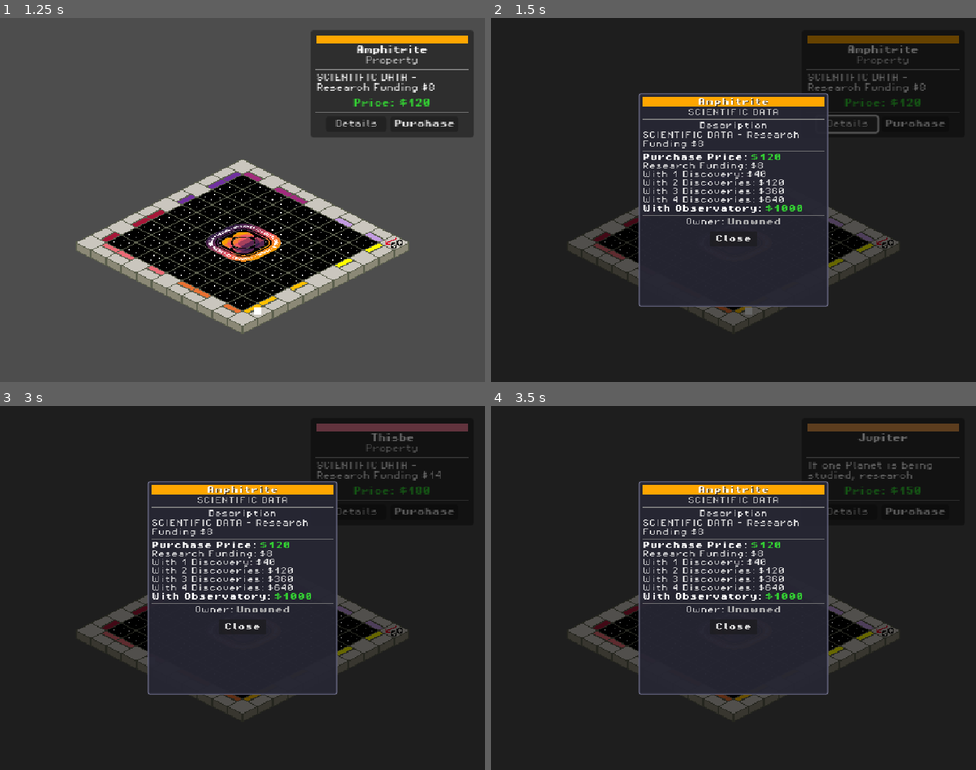
Above: before the commit, frames 1-4 (two rows, left to right).
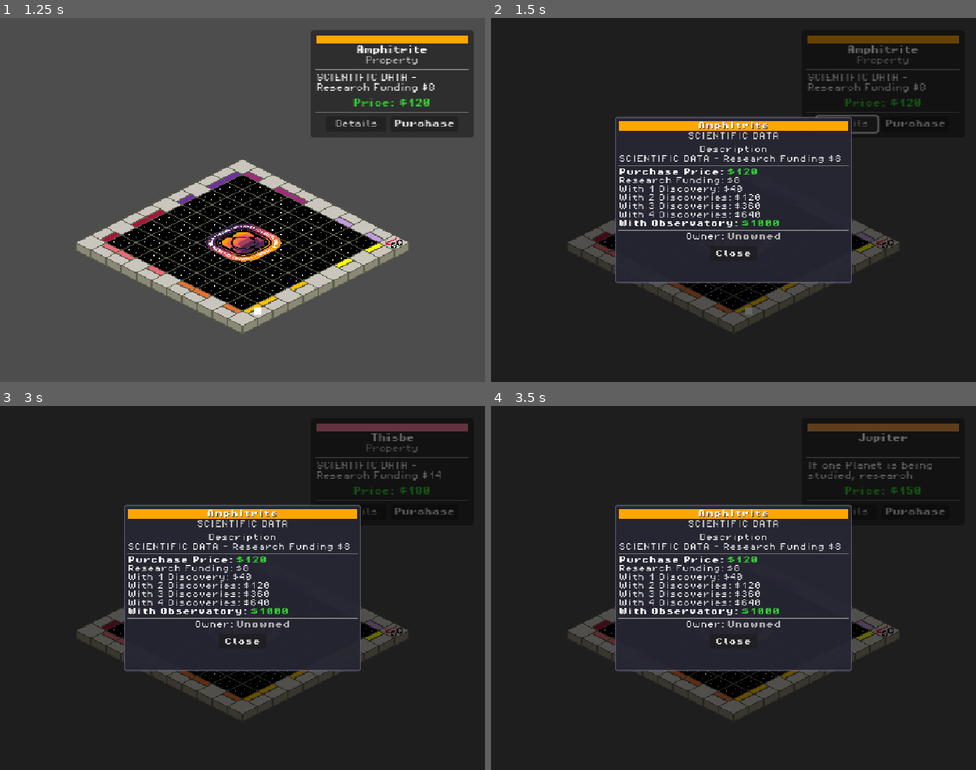
Above: after the commit, the same moments.

Repository: MissionToPsyche-Platinum/platinum_24d_game_psycheopoly-psb
Game: Godot game, scene res://scenes/GameBoard.tscn
The game is run twice, just before and just after one commit, with the same random seed, the same clock (stepped at 60 frames per second) and the same inputs.
Inputs:
- Up to frame 1 (1.25 s): tap Enter at 0.5 s; hold Right from 0.53 s (still down); tap Space at 0.77 s
- Up to frame 2 (1.5 s): release Right at 1.25 s; click "Details" at 1.25 s
- Up to frame 3 (3 s): click "Purchase" at 2 s; tap Space at 2.75 s; hold Left from 2.78 s (still down)
- Up to frame 4 (3.5 s): keep holding Left; tap Space at 3.02 s

Frame 1 is identical in both runs. In frame 2, 10% of the frame differs, in the area x 25-75%, y 20-80%; in frame 3, 10%; in frame 4, 10%.

Commit message:
feat: update minimum size of PropertyDetailsPopup panel for better layout

Diff:
--- a/scenes/PropertyDetailsPopup.tscn
+++ b/scenes/PropertyDetailsPopup.tscn
@@ -49,7 +49,7 @@
 mouse_filter = 2
 
 [node name="Panel" type="Panel" parent="Control/CenterContainer"]
-custom_minimum_size = Vector2(400, 450)
+custom_minimum_size = Vector2(500, 350)
 layout_mode = 2
 mouse_filter = 1
 theme_override_styles/panel = SubResource("StyleBoxFlat_panel")
@@ -111,7 +111,6 @@
 horizontal_alignment = 1
 
 [node name="Description" type="Label" parent="Control/CenterContainer/Panel/PanelContainer/VBoxContainer"]
-custom_minimum_size = Vector2(0, 30)
 layout_mode = 2
 theme_override_colors/font_color = Color(0.9, 0.9, 0.9, 1)
 theme_override_fonts/font = ExtResource("2_font")
